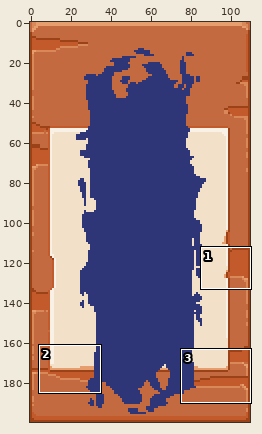
Sprite sheet, stored at res/UI/CharacterSelect/Slot09.png. Above, an overview of the earlier version with the close-up marked.
Close-up. As it was:
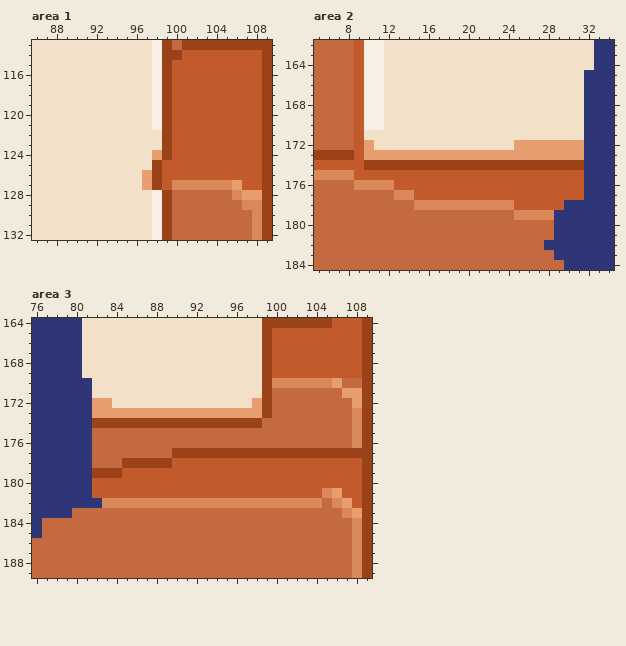
The file is 110x200 pixels. Shown: area 1: x 86..109, y 113..132; area 2: x 5..34, y 162..184; area 3: x 76..109, y 164..189. The commit also changed other parts of the picture, which this record leaves out.
New version:
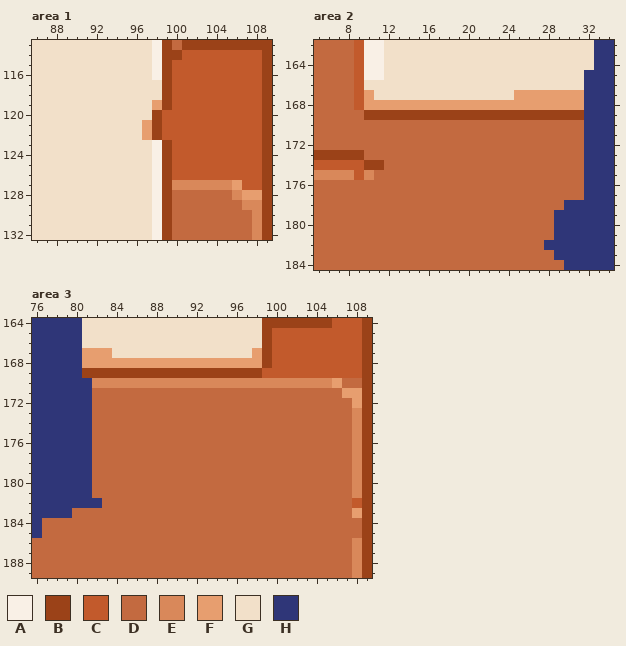
Palette (. is transparent): A #f9f0e6  B #9b4218  C #c25a2c  D #c36a40  E #d9885a  F #e79e6f  G #f2e0c9  H #2f3678
The edit:
--- area 1
@@ x 95..101 @@
 116 GGGABCC
-117 GGGABCC
-118 GGGABCC
-119 GGGABCC
-120 GGGABCC
-121 GGGABCC
-122 GGGGBCC
-123 GGGGBCC
-124 GGGFBCC
-125 GGGBCCC
-126 GGFBCCC
-127 GGFBCEE
+117 GGGGBCC
+118 GGGGBCC
+119 GGGFBCC
+120 GGGBCCC
+121 GGFBCCC
+122 GGFBCCC
+123 GGGABCC
+124 GGGABCC
+125 GGGABCC
+126 GGGABCC
+127 GGGABEE
 128 GGGABDD
--- area 2
@@ x 5..34 @@
 165 DDDDCAAGGGGGGGGGGGGGGGGGGGGHHH
-166 DDDDCAAGGGGGGGGGGGGGGGGGGGGHHH
-167 DDDDCAAGGGGGGGGGGGGGGGGGGGGHHH
-168 DDDDCAAGGGGGGGGGGGGGGGGGGGGHHH
-169 DDDDCAAGGGGGGGGGGGGGGGGGGGGHHH
-170 DDDDCAAGGGGGGGGGGGGGGGGGGGGHHH
-171 DDDDCGGGGGGGGGGGGGGGGGGGGGGHHH
-172 DDDDCFGGGGGGGGGGGGGGFFFFFFFHHH
-173 BBBBCFFFFFFFFFFFFFFFFFFFFFFHHH
-174 CCCCCBBBBBBBBBBBBBBBBBBBBBBHHH
-175 EEEECCCCCCCCCCCCCCCCCCCCCCCHHH
-176 DDDDEEEECCCCCCCCCCCCCCCCCCCHHH
-177 DDDDDDDDEECCCCCCCCCCCCCCCCCHHH
-178 DDDDDDDDDDEEEEEEEEEECCCCCHHHHH
-179 DDDDDDDDDDDDDDDDDDDDEEEEHHHHHH
+166 DDDDCGGGGGGGGGGGGGGGGGGGGGGHHH
+167 DDDDCFGGGGGGGGGGGGGGFFFFFFFHHH
+168 DDDDCFFFFFFFFFFFFFFFFFFFFFFHHH
+169 DDDDDBBBBBBBBBBBBBBBBBBBBBBHHH
+170 DDDDDDDDDDDDDDDDDDDDDDDDDDDHHH
+171 DDDDDDDDDDDDDDDDDDDDDDDDDDDHHH
+172 DDDDDDDDDDDDDDDDDDDDDDDDDDDHHH
+173 BBBBBDDDDDDDDDDDDDDDDDDDDDDHHH
+174 CCCCCBBDDDDDDDDDDDDDDDDDDDDHHH
+175 EEEECEDDDDDDDDDDDDDDDDDDDDDHHH
+176 DDDDDDDDDDDDDDDDDDDDDDDDDDDHHH
+177 DDDDDDDDDDDDDDDDDDDDDDDDDDDHHH
+178 DDDDDDDDDDDDDDDDDDDDDDDDDHHHHH
+179 DDDDDDDDDDDDDDDDDDDDDDDDHHHHHH
 180 DDDDDDDDDDDDDDDDDDDDDDDDHHHHHH
--- area 3
@@ x 76..109 @@
 166 HHHHHGGGGGGGGGGGGGGGGGGBCCCCCCCCCB
-167 HHHHHGGGGGGGGGGGGGGGGGGBCCCCCCCCCB
-168 HHHHHGGGGGGGGGGGGGGGGGGBCCCCCCCCCB
-169 HHHHHGGGGGGGGGGGGGGGGGGBCCCCCCCCCB
-170 HHHHHHGGGGGGGGGGGGGGGGGBEEEEEEFDDB
-171 HHHHHHGGGGGGGGGGGGGGGGGBDDDDDDDFFB
-172 HHHHHHFFGGGGGGGGGGGGGGFBDDDDDDDDFB
-173 HHHHHHFFFFFFFFFFFFFFFFFBDDDDDDDDEB
-174 HHHHHHBBBBBBBBBBBBBBBBBDDDDDDDDDEB
+167 HHHHHFFFGGGGGGGGGGGGGGFBCCCCCCCCCB
+168 HHHHHFFFFFFFFFFFFFFFFFFBCCCCCCCCCB
+169 HHHHHBBBBBBBBBBBBBBBBBBCCCCCCCCCCB
+170 HHHHHHEEEEEEEEEEEEEEEEEEEEEEEEFDDB
+171 HHHHHHDDDDDDDDDDDDDDDDDDDDDDDDDFFB
+172 HHHHHHDDDDDDDDDDDDDDDDDDDDDDDDDDFB
+173 HHHHHHDDDDDDDDDDDDDDDDDDDDDDDDDDEB
+174 HHHHHHDDDDDDDDDDDDDDDDDDDDDDDDDDEB
 175 HHHHHHDDDDDDDDDDDDDDDDDDDDDDDDDDEB
 176 HHHHHHDDDDDDDDDDDDDDDDDDDDDDDDDDEB
-177 HHHHHHDDDDDDDDBBBBBBBBBBBBBBBBBBBB
-178 HHHHHHDDDBBBBBCCCCCCCCCCCCCCCCCCCB
-179 HHHHHHBBBCCCCCCCCCCCCCCCCCCCCCCCCB
-180 HHHHHHCCCCCCCCCCCCCCCCCCCCCCCCCCCB
-181 HHHHHHCCCCCCCCCCCCCCCCCCCCCCCEFCCB
-182 HHHHHHHEEEEEEEEEEEEEEEEEEEEEEDEFCB
-183 HHHHDDDDDDDDDDDDDDDDDDDDDDDDDDDEFB
-184 HDDDDDDDDDDDDDDDDDDDDDDDDDDDDDDDEB
-185 HDDDDDDDDDDDDDDDDDDDDDDDDDDDDDDDEB
+177 HHHHHHDDDDDDDDDDDDDDDDDDDDDDDDDDEB
+178 HHHHHHDDDDDDDDDDDDDDDDDDDDDDDDDDEB
+179 HHHHHHDDDDDDDDDDDDDDDDDDDDDDDDDDEB
+180 HHHHHHDDDDDDDDDDDDDDDDDDDDDDDDDDEB
+181 HHHHHHDDDDDDDDDDDDDDDDDDDDDDDDDDEB
+182 HHHHHHHDDDDDDDDDDDDDDDDDDDDDDDDDCB
+183 HHHHDDDDDDDDDDDDDDDDDDDDDDDDDDDDFB
+184 HDDDDDDDDDDDDDDDDDDDDDDDDDDDDDDDDB
+185 HDDDDDDDDDDDDDDDDDDDDDDDDDDDDDDDDB
 186 DDDDDDDDDDDDDDDDDDDDDDDDDDDDDDDDEB
Boxes around the changes in both close-ups, in picture pixels (x1, y1, x2, y2):
changed: (142, 80, 172, 190)
changed: (354, 80, 584, 220)
changed: (82, 348, 362, 538)
